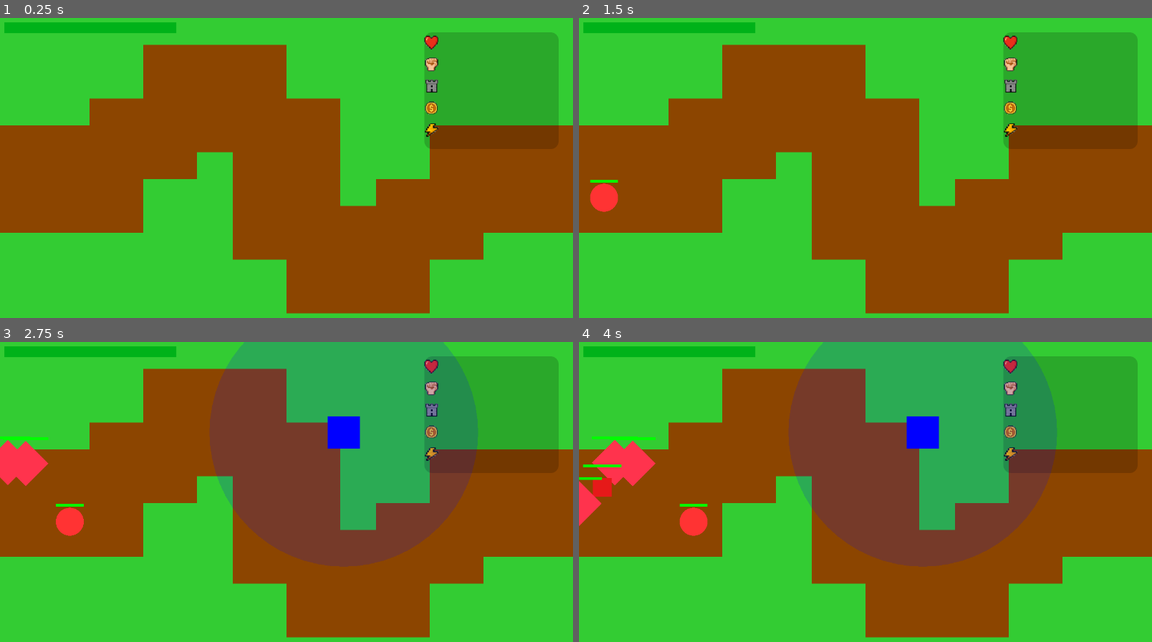
Above: before the commit, frames 1-4 (two rows, left to right).
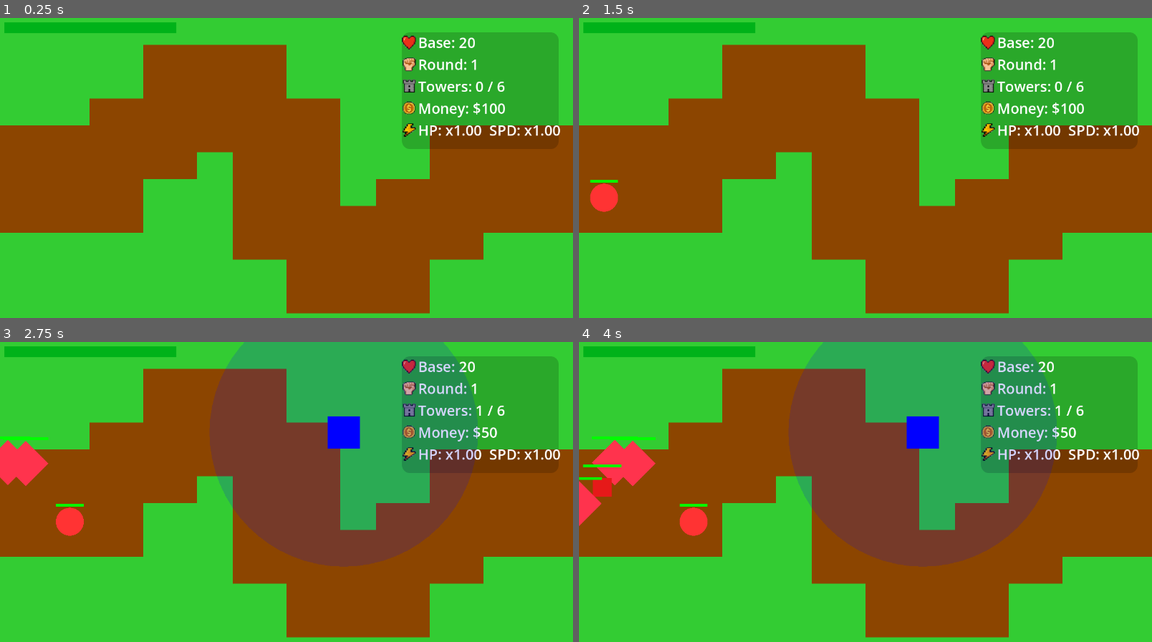
Above: after the commit, the same moments.

Repository: cbarria/TowerDefense
Game: Godot game, scene res://scenes/Main.tscn
Two runs of this game, one before a commit and one after it. Both use one fixed random seed, a clock stepped at 60 frames per second and the inputs below.
Inputs (mouse positions are in pixels of both pictures, inside the frame that each line leads up to):
- Up to frame 1 (0.25 s): no input
- Up to frame 2 (1.5 s): tap Enter at 0.5 s; move the mouse to (991, 162) at 0.52 s; click (991, 162) at 0.67 s; tap Space at 1.25 s; move the mouse to (750, 195) at 1.27 s; click (750, 195) at 1.42 s
- Up to frame 3 (2.75 s): move the mouse to (343, 432) at 2.02 s; click (343, 432) at 2.17 s
- Up to frame 4 (4 s): move the mouse to (836, 567) at 2.77 s; click (836, 567) at 2.92 s; move the mouse to (1037, 552) at 3.52 s; click (1037, 552) at 3.67 s

The runs differ from the first frame. In frame 1, 2.8% of the frame differs, in the area x 70-98%, y 4-44%; in frame 2, 2.8%; in frame 3, 2.8%; in frame 4, 2.8%.

Commit message:
(main) labels everywhere

Diff:
--- a/scripts/Main.gd
+++ b/scripts/Main.gd
@@ -38,12 +38,16 @@
 	{"shape": EnemyShape.DIAMOND,  "color": Color(1, 0.2, 0.3),   "speed": 50.0, "health": 6, "size": 39, "reward": 15}
 ]
 
+# Referencias para stats UI
+var label_refs = {}
+
 func _ready():
 	randomize()
 	set_process(true)
 	_generate_path()
 	start_round()
 	_init_ui_panel()
+	call_deferred("_reposition_stats_panel")
 
 func _init_ui_panel():
 	# Panel de fondo semitransparente adaptativo
@@ -64,16 +68,16 @@
 	vbox.set("custom_constants/separation", 10)
 	panel.add_child(vbox)
 
-	# Añadir cada stat con icono + label
-	_add_icon_and_label(vbox, "heart.png", "BaseLabel")   # Vida base
-	_add_icon_and_label(vbox, "fist.png", "RoundLabel")   # Ronda actual
-	_add_icon_and_label(vbox, "tower.png", "TowerLabel")  # Torres colocadas
-	_add_icon_and_label(vbox, "coin.png", "MoneyLabel")   # Dinero
-	_add_icon_and_label(vbox, "bolt.png", "DiffLabel")    # Dificultad
+	# Añadir cada stat con icono + label y guardar referencia a cada Label
+	label_refs["BaseLabel"]  = _add_icon_and_label(vbox, "heart.png", "Base: 20")
+	label_refs["RoundLabel"] = _add_icon_and_label(vbox, "fist.png", "Round: 1")
+	label_refs["TowerLabel"] = _add_icon_and_label(vbox, "tower.png", "Towers: 0 / 6")
+	label_refs["MoneyLabel"] = _add_icon_and_label(vbox, "coin.png", "Money: $100")
+	label_refs["DiffLabel"]  = _add_icon_and_label(vbox, "bolt.png", "HP: x1.00 SPD: x1.00")
 
 	_reposition_stats_panel()
 
-func _add_icon_and_label(vbox: VBoxContainer, icon_file, label_name):
+func _add_icon_and_label(vbox: VBoxContainer, icon_file, initial_text):
 	var hbox = HBoxContainer.new()
 	hbox.set("custom_constants/separation", 10)
 	hbox.size_flags_horizontal = Control.SIZE_EXPAND_FILL
@@ -86,14 +90,15 @@
 	hbox.add_child(img)
 
 	var lbl = Label.new()
-	lbl.name = label_name
-	lbl.text = ""
+	lbl.text = initial_text
 	lbl.add_theme_font_size_override("font_size", 32)
-	lbl.add_theme_color_override("font_color", Color(0,0,0))
+	lbl.add_theme_color_override("font_color", Color(1,1,1))  # <-- BLANCO
 	lbl.vertical_alignment = VERTICAL_ALIGNMENT_CENTER
+	lbl.size_flags_horizontal = Control.SIZE_EXPAND_FILL    # <-- QUE SE EXPANDA
 	hbox.add_child(lbl)
 
 	vbox.add_child(hbox)
+	return lbl  # Devuelve la referencia al Label
 
 func _process(delta):
 	# Spawneo de enemigos uno a uno
@@ -107,17 +112,17 @@
 		await_next_round()
 	queue_redraw()
 
-	# ACTUALIZA LOS LABELS DE UI ICON (Ahora usan el nuevo sistema)
-	if has_node("StatsPanel/BaseLabel"):
-		$StatsPanel/BaseLabel.text = "Base: %d" % base_health
-	if has_node("StatsPanel/RoundLabel"):
-		$StatsPanel/RoundLabel.text = "Round: %d" % round_num
-	if has_node("StatsPanel/TowerLabel"):
-		$StatsPanel/TowerLabel.text = "Towers: %d / %d" % [towers.size(), max_towers]
-	if has_node("StatsPanel/MoneyLabel"):
-		$StatsPanel/MoneyLabel.text = "Money: $%d" % money
-	if has_node("StatsPanel/DiffLabel"):
-		$StatsPanel/DiffLabel.text = "HP: x%.2f  SPD: x%.2f" % [enemy_health_mult, enemy_speed_mult]
+	# ACTUALIZA LOS LABELS DE UI ICON usando referencias
+	if label_refs.has("BaseLabel"):
+		label_refs["BaseLabel"].text = "Base: %d" % base_health
+	if label_refs.has("RoundLabel"):
+		label_refs["RoundLabel"].text = "Round: %d" % round_num
+	if label_refs.has("TowerLabel"):
+		label_refs["TowerLabel"].text = "Towers: %d / %d" % [towers.size(), max_towers]
+	if label_refs.has("MoneyLabel"):
+		label_refs["MoneyLabel"].text = "Money: $%d" % money
+	if label_refs.has("DiffLabel"):
+		label_refs["DiffLabel"].text = "HP: x%.2f  SPD: x%.2f" % [enemy_health_mult, enemy_speed_mult]
 
 	# Enemigos
 	enemies.clear()
@@ -130,14 +135,14 @@
 		t.update_tower(delta, enemies)
 
 	# Si cambia el tamaño de pantalla, reposiciona el panel
-	_reposition_stats_panel()
+	call_deferred("_reposition_stats_panel")
 
 func _reposition_stats_panel():
 	if not has_node("StatsPanel"):
 		return
 	var panel = $StatsPanel
 	var vbox = panel.get_node("StatsVBox")
-	panel.size = Vector2(300, vbox.get_combined_minimum_size().y + 20)
+	panel.size = Vector2(350, vbox.get_combined_minimum_size().y + 20)
 	var viewport_size = get_viewport_rect().size
 	panel.position = Vector2(viewport_size.x - panel.size.x - 32, 32)
 
